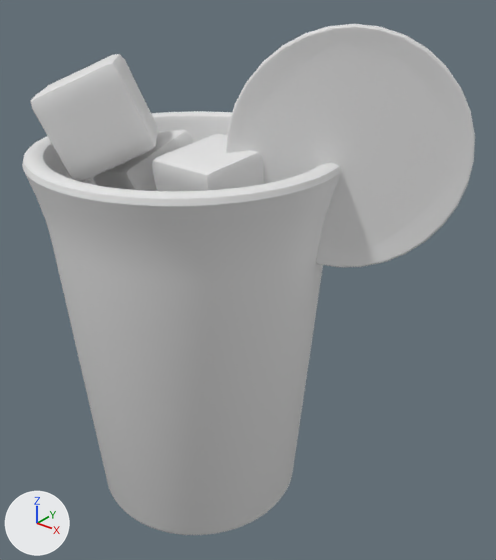
The OBJ model public/assets/drink-baked/blog0097.obj as it was, and as the next commit left it.
Camera for both pictures: a 50 mm camera at (4.23, -4.43, 5.31) aimed at (0.56, 0.16, 2.47). Arrows for +X, +Y and +Z are at lower left; the lights stay in place. The first picture is the older version. Where no turn or scale is listed for an object, it has been applied to the vertices.

The older version as bpy lines, for what is in view:
```python
me_circle_001 = bpy.data.meshes.new('Circle.001')
me_circle_001.from_pydata(...)  # 834 vertices, 832 faces; spans x 0.5..2.3, y -0.15..0.97, z 2.77..4.78
me_cube = bpy.data.meshes.new('Cube')
me_cube.from_pydata(...)  # 386 vertices, 384 faces; spans x -0.646..0.627, y -0.635..0.616, z 1.784..2.88
me_cube_001 = bpy.data.meshes.new('Cube.001')
me_cube_001.from_pydata(...)  # 386 vertices, 384 faces; spans x -0.983..0.052, y -0.523..0.556, z 2.667..3.776
me_cube_002 = bpy.data.meshes.new('Cube.002')
me_cube_002.from_pydata(...)  # 386 vertices, 384 faces; spans x -0.038..0.895, y -0.571..0.397, z 2.9..3.815
me_cube_003 = bpy.data.meshes.new('Cube.003')
me_cube_003.from_pydata(...)  # 386 vertices, 384 faces; spans x -1.227..0.0, y -1.093..0.108, z 3.442..4.471
me_cylinder = bpy.data.meshes.new('Cylinder')
me_cylinder.from_pydata(...)  # 960 vertices, 898 faces; spans x -1.44..1.44, y -1.44..1.44, z 0.0..3.71
me_plane = bpy.data.meshes.new('Plane')
me_plane.from_pydata(...)  # 238 vertices, 62 faces; spans x -1.3..1.3, y -1.31..1.31, z 3.03..3.08
ob_circle_001 = bpy.data.objects.new('Circle.001', me_circle_001)
ob_circle_001.location = (0.0, 0.0, 0.0)
ob_cube = bpy.data.objects.new('Cube', me_cube)
ob_cube.location = (0.0, 0.0, 0.0)
ob_cube_001 = bpy.data.objects.new('Cube.001', me_cube_001)
ob_cube_001.location = (0.0, 0.0, 0.0)
ob_cube_002 = bpy.data.objects.new('Cube.002', me_cube_002)
ob_cube_002.location = (0.0, 0.0, 0.0)
ob_cube_003 = bpy.data.objects.new('Cube.003', me_cube_003)
ob_cube_003.location = (0.0, 0.0, 0.0)
ob_cylinder = bpy.data.objects.new('Cylinder', me_cylinder)
ob_cylinder.location = (0.0, 0.0, 0.0)
ob_plane = bpy.data.objects.new('Plane', me_plane)
ob_plane.location = (0.0, 0.0, 0.0)
```
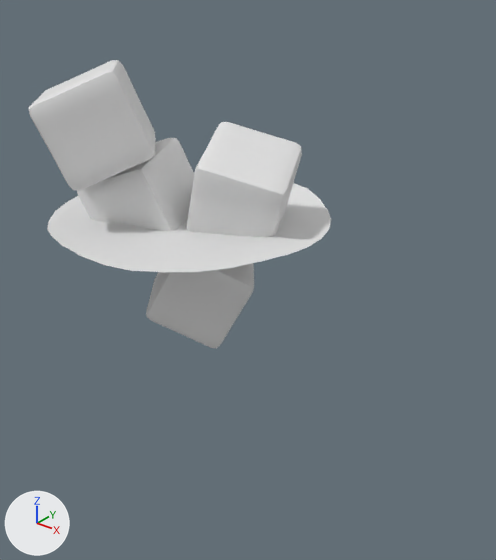
Boxes (x1, y1, x2, y2) around the edits, measured in the pictures (496 x 560 px; the box of a moved part takes in the faces that stretch with it):
'Cylinder', deleted: before (22, 111, 341, 535)
'Circle.001', deleted: before (226, 24, 475, 267)
'Cube.002', reshaped: before (152, 134, 264, 191); after (187, 122, 302, 237)
'Cube.003', reshaped: before (31, 54, 158, 182); after (29, 60, 156, 190)
'Cube.001', reshaped: before (92, 130, 194, 191); after (77, 138, 194, 231)
part 1 of me_cube, moved or reshaped (not visible before): after (146, 263, 254, 348)
part 5 of me_plane, moved or reshaped (not visible before): after (47, 172, 331, 272)

Patch to the scene script:
```diff
--- a/public/assets/drink-baked/blog0097.obj.py
+++ b/public/assets/drink-baked/blog0097.obj.py
@@ me_cube @@
 # used by ob_cube; location = (0.0, 0.0, 0.0)
-me_cube.from_pydata(...)  # 386 vertices, 384 faces; spans x -0.646..0.627, y -0.635..0.616, z 1.784..2.88
+me_cube.from_pydata(...)  # 386 vertices, 384 faces; spans x -0.567..0.68, y -0.555..0.653, z 1.778..2.814
+# me_cube part 1: the whole mesh is multiplied about its middle by the matrix ((-0.935, -0.341, 0.097), (-0.025, 0.337, 0.941), (-0.354, 0.878, -0.323)), then moved by (0.067, 0.059, -0.036)
@@ me_cube_001 @@
 # used by ob_cube_001; location = (0.0, 0.0, 0.0)
-me_cube_001.from_pydata(...)  # 386 vertices, 384 faces; spans x -0.983..0.052, y -0.523..0.556, z 2.667..3.776
+me_cube_001.from_pydata(...)  # 386 vertices, 384 faces; spans x -0.997..0.13, y -0.713..0.364, z 2.626..3.69
+# me_cube_001 part 2: the whole mesh is multiplied about its middle by the matrix ((0.894, -0.417, -0.164), (0.442, 0.882, 0.165), (0.075, -0.22, 0.973)), then moved by (0.032, -0.191, -0.064)
@@ me_cube_002 @@
 # used by ob_cube_002; location = (0.0, 0.0, 0.0)
-me_cube_002.from_pydata(...)  # 386 vertices, 384 faces; spans x -0.038..0.895, y -0.571..0.397, z 2.9..3.815
+me_cube_002.from_pydata(...)  # 386 vertices, 384 faces; spans x -0.096..1.084, y -0.379..0.743, z 2.792..3.891
+# me_cube_002 part 3: the whole mesh is multiplied about its middle by the matrix ((0.205, -0.938, 0.279), (-0.171, -0.315, -0.934), (0.964, 0.143, -0.225)), then moved by (0.066, 0.269, -0.016)
@@ me_cube_003 @@
 # used by ob_cube_003; location = (0.0, 0.0, 0.0)
-me_cube_003.from_pydata(...)  # 386 vertices, 384 faces; spans x -1.227..0.0, y -1.093..0.108, z 3.442..4.471
+me_cube_003.from_pydata(...)  # 386 vertices, 384 faces; spans x -1.156..0.061, y -1.175..0.028, z 3.411..4.427
+# me_cube_003 part 4: the whole mesh is multiplied about its middle by the matrix ((0.508, -0.542, -0.67), (-0.441, 0.505, -0.742), (0.74, 0.672, 0.018)), then moved by (0.065, -0.081, -0.038)
@@ me_plane @@
 # used by ob_plane; location = (0.0, 0.0, 0.0)
-me_plane.from_pydata(...)  # 238 vertices, 62 faces; spans x -1.3..1.3, y -1.31..1.31, z 3.03..3.08
+me_plane.from_pydata(...)  # 208 vertices, 153 faces; spans x -1.31..1.31, y -1.31..1.31, z 3.01..3.08
+# me_plane part 5: 4 vertices moved within x -1.21..1.21, y -1.31..1.31, z 3.07; 204 vertices removed from x -1.3..1.3, y -1.3..1.3, z 3.03..3.08; 174 vertices added at x -1.31..1.31, y -1.31..1.31, z 3.01..3.08
@@ ob_circle_001 @@
-ob_circle_001 = bpy.data.objects.new('Circle.001', me_circle_001)
-ob_circle_001.location = (0.0, 0.0, 0.0)
@@ ob_cylinder @@
-ob_cylinder = bpy.data.objects.new('Cylinder', me_cylinder)
-ob_cylinder.location = (0.0, 0.0, 0.0)
```
